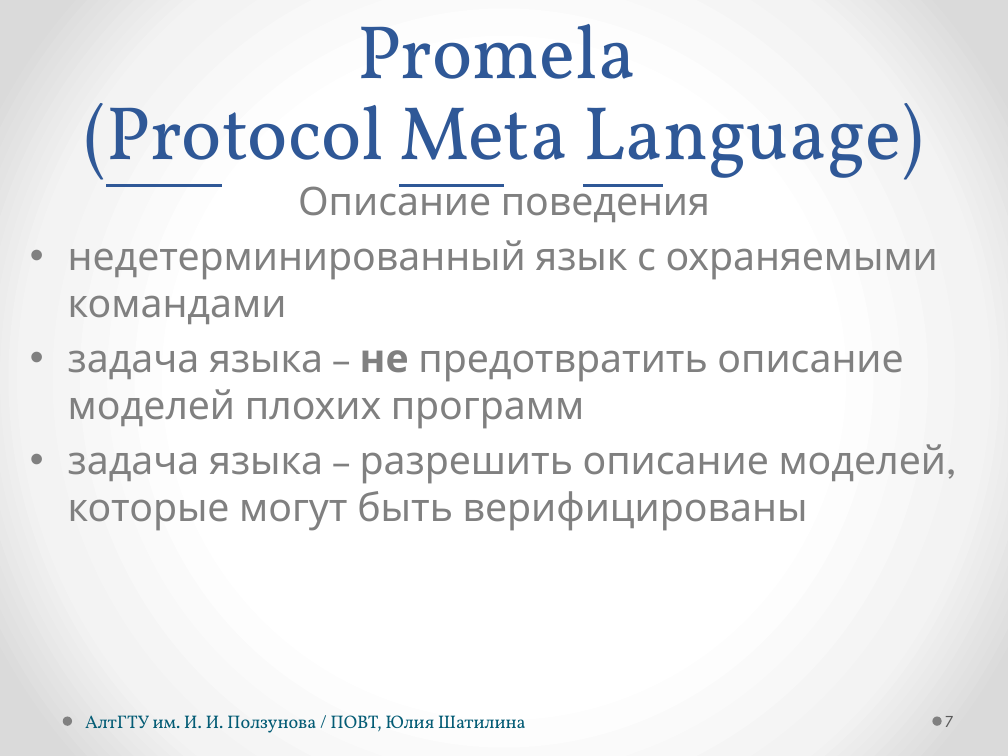
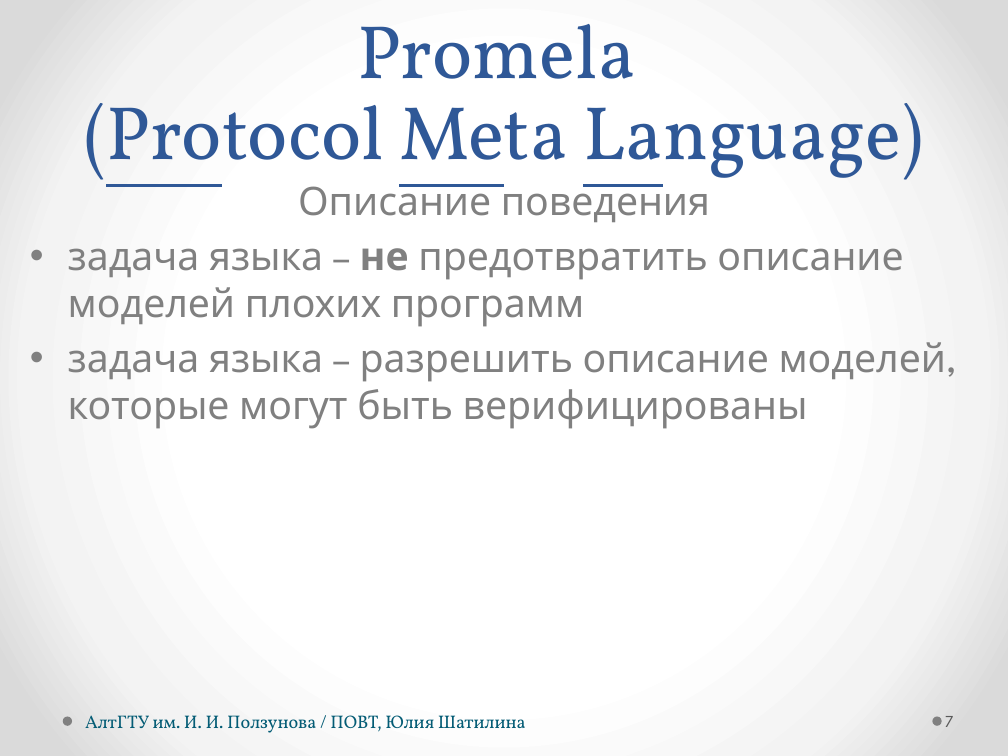
Before and after one commit to hisohito/proto-doc, a slide deck: slide 7 of shatilina.pptx. Drawn at 1008x756 pixels with LibreOffice and Linux fonts; fonts in the diff are those of the drawing. Boxes give left, top, right and bottom in pixels: in the first picture for what was removed or moved away, otherwise in the second. Text is boxed around its words. In the diff, an @@ line names an element or a change of style, - is before the commit and + after.

```diff
--- a/shatilina.pptx
+++ b/shatilina.pptx
@@ text at <box>68,240,938,324</box>: paragraph removed @@
-• недетерминированный язык с охраняемыми командами
```
Also in this commit, not shown: 1 other slide changed, 1 slide removed.
